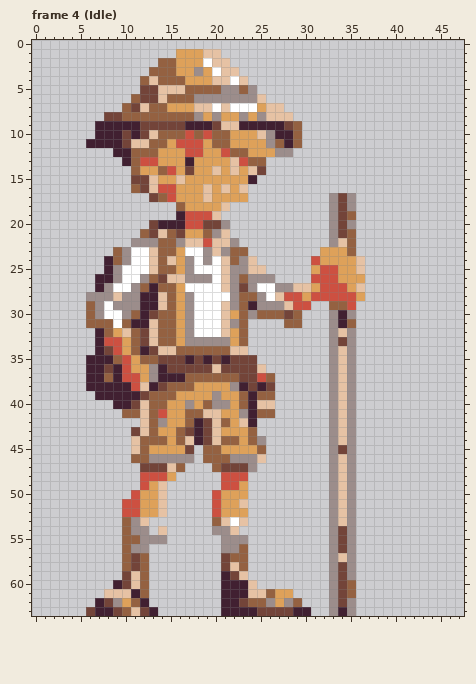
A pixel-art file gets an edit: res/Sprites/Characters/linus.ase. Above is the file before it was changed.
48x64 pixels, 13 frames. Shown: frame 4 (Idle). The commit also changed other frames, which this record leaves out.
After the commit:
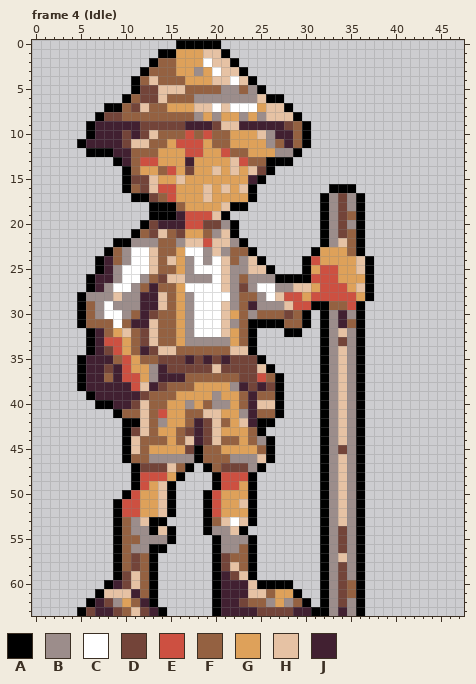
Palette (. is transparent): A #000000  B #9c8d8b  C #ffffff  D #734439  E #cd5041  F #946141  G #dea15a  H #e6c2a4  J #412031
The exact change:
--- frame 4 (Idle)
@@ x 0..47 @@
- 0 ................................................
- 1 ................GGGHH...........................
- 2 ..............FFGGGCHH..........................
- 3 .............FFFGGBGCHH.........................
- 4 ............FHFFFGGGHHCH........................
- 5 ............DDHHHFFFFBBFB.......................
- 6 ...........FDDHFFFBBBBBBBH......................
- 7 ..........FDHFFGGGHHCHCCCGHH....................
- 8 ........DDFFFFFFFFBGBGGBGBHHH...................
- 9 .......JJJJJDDDDDJJJDHHJJJJJDF..................
-10 .......JJJDJDHFFFEFEFFGGGHBJJF..................
-11 ......JJJJDHHFFGEEEGFFGGGGBFJF..................
-12 .........JJFFFGGGEEGGEFFGGGBB...................
-13 ..........JFEEGGGJGGGGHEFF......................
-14 ...........FGGFEGDGGHGHGHD......................
-15 ...........DDHGGHGGGGGGGJ.......................
-16 ...........FDHEEGGGHGHGH........................
-17 .............DFEGGGHGGGG.........BDB............
-18 ................FGGGGH...........BDB............
-19 ................JEEEH............BDF............
-20 .............DJJJEEDDB...........BDB............
-21 ............FDHFDGGFBH...........BDF............
-22 ...........BBBFFBHHEHHB..........BHF............
-23 .........FBCCHFFGCCBHBFF........GGGF............
-24 ........JFBCCHFHGBCBCHFBH......EGGGGH...........
-25 ........JBCCCHFFGBCCCHBBHH.....GEEGGH...........
-26 .......JJBCCBFDHHBBBCHBFBBB....EEEGGG...........
-27 .......JBCCBFJFFGCCCCHBDBCCBBHHGEEEGH...........
-28 ......BBBHBBJJHFGBCCCCBFFBCHEEGEEEEEG...........
-29 ......FBCBBBJJHFGBCCCHBFJBBBHEE..FFE............
-30 ......FBCCBFJDFFGBCCCHGFBFFFDF...BJB............
-31 ......FFFCFJJHFFGBCCCHBF....FF...BJF............
-32 .......JFGHFDHFFGBCCCHGF.........BHB............
-33 .......JEEGFDHFFGBBBBBGF.........BDB............
-34 .......JDEGFJDHHFFFFFFHH.........BHB............
-35 ......JJJFEGFFDDDJDJDJDDD........BHB............
-36 ......JJDJEGGBJDDDDDHDDDDH.......BHB............
-37 ......JJFJEEGBJJJFFFFFFDDEF......BHB............
-38 ......JJJJJEHJDFFFGGGGBJDJD......BHB............
-39 .......JJJJJDFFFGGGGBGGFJFF......BHB............
-40 .........JJDHFFGGBGFBBGFJHH......BHB............
-41 ..........FFHFEGGFFHHGGBJFF......BHB............
-42 ............HFBGGFJDHFGHJ........BHB............
-43 ...........DHFGGFDJDHGGGF........BHB............
-44 ...........HFFFGFHJDHFFGFB.......BHB............
-45 ...........HFGGGGD.FFGGGGF.......BDB............
-46 ...........FFBBBBB.FFFBBBH.......BHB............
-47 ............DDDHF...FDDDB........BHB............
-48 ............EEEG.....EEE.........BHB............
-49 ............EGH......EEG.........BHB............
-50 ...........EGGH.....EGGG.........BHB............
-51 ..........EEGGH.....EGGH.........BHB............
-52 ..........EEGGH.....EGGG.........BHB............
-53 ..........FBH.......FHCH.........BHB............
-54 ..........FBB.H.....BBH..........BDB............
-55 ..........FFBBB......BBB.........BDB............
-56 ..........FBB........BBF.........BDB............
-57 ..........FDF........DFF.........BHB............
-58 ..........FDF........DHF.........BDB............
-59 ..........DHF........JDH.........BDB............
-60 .........JDHF........JJJH........BDF............
-61 ........HHHJF........JJJHHFGG....BDF............
-62 .......JDBGFJ........JJDFFBGBF...BDB............
-63 ......DJJDFHDJ.......JJJJDDDDJJ..BJB............
+ 0 ................AAAAA...........................
+ 1 ..............AAGGGHHA..........................
+ 2 .............AFFGGGCHHA.........................
+ 3 ............AFFFGGBGCHHA........................
+ 4 ...........AFHFFFGGGHHCHA.......................
+ 5 ...........ADDHHHFFFFBBFBA......................
+ 6 ..........AFDDHFFFBBBBBBBHAA....................
+ 7 ........AAFDHFFGGGHHCHCCCGHHA...................
+ 8 .......ADDFFFFFFFFBGBGGBGBHHHA..................
+ 9 ......AJJJJJDDDDDJJJDHHJJJJJDFA.................
+10 ......AJJJDJDHFFFEFEFFGGGHBJJFA.................
+11 .....AJJJJDHHFFGEEEGFFGGGGBFJFA.................
+12 ......AAAJJFFFGGGEEGGEFFGGGBBA..................
+13 .........AJFEEGGGJGGGGHEFFAAA...................
+14 ..........AFGGFEGDGGHGHGHDA.....................
+15 ..........ADDHGGHGGGGGGGJA......................
+16 ..........AFDHEEGGGHGHGHA........AAA............
+17 ...........AADFEGGGHGGGGA.......ABDBA...........
+18 .............AAAFGGGGHAA........ABDBA...........
+19 .............AAAJEEEHA..........ABDFA...........
+20 ............ADJJJEEDDBA.........ABDBA...........
+21 ...........AFDHFDGGFBHA.........ABDFA...........
+22 .........AABBBFFBHHEHHBA........ABHFA...........
+23 ........AFBCCHFFGCCBHBFFA......AGGGFA...........
+24 .......AJFBCCHFHGBCBCHFBHA....AEGGGGHA..........
+25 .......AJBCCCHFFGBCCCHBBHHA...AGEEGGHA..........
+26 ......AJJBCCBFDHHBBBCHBFBBBAAAAEEEGGGA..........
+27 ......AJBCCBFJFFGCCCCHBDBCCBBHHGEEEGHA..........
+28 .....ABBBHBBJJHFGBCCCCBFFBCHEEGEEEEEGA..........
+29 .....AFBCBBBJJHFGBCCCHBFJBBBHEEAAFFEA...........
+30 .....AFBCCBFJDFFGBCCCHGFBFFFDFA.ABJBA...........
+31 .....AFFFCFJJHFFGBCCCHBFAAAAFFA.ABJFA...........
+32 ......AJFGHFDHFFGBCCCHGFA...AA..ABHBA...........
+33 ......AJEEGFDHFFGBBBBBGFA.......ABDBA...........
+34 ......AJDEGFJDHHFFFFFFHHA.......ABHBA...........
+35 .....AJJJFEGFFDDDJDJDJDDDA......ABHBA...........
+36 .....AJJDJEGGBJDDDDDHDDDDHA.....ABHBA...........
+37 .....AJJFJEEGBJJJFFFFFFDDEFA....ABHBA...........
+38 .....AJJJJJEHJDFFFGGGGBJDJDA....ABHBA...........
+39 ......AJJJJJDFFFGGGGBGGFJFFA....ABHBA...........
+40 .......AAJJDHFFGGBGFBBGFJHHA....ABHBA...........
+41 .........AFFHFEGGFFHHGGBJFFA....ABHBA...........
+42 ..........AAHFBGGFJDHFGHJAA.....ABHBA...........
+43 ..........ADHFGGFDJDHGGGFA......ABHBA...........
+44 ..........AHFFFGFHJDHFFGFBA.....ABHBA...........
+45 ..........AHFGGGGDAFFGGGGFA.....ABDBA...........
+46 ..........AFFBBBBBAFFFBBBHA.....ABHBA...........
+47 ...........ADDDHFA.AFDDDBA......ABHBA...........
+48 ...........AEEEGA...AEEEA.......ABHBA...........
+49 ...........AEGHA....AEEGA.......ABHBA...........
+50 ..........AEGGHA...AEGGGA.......ABHBA...........
+51 .........AEEGGHA...AEGGHA.......ABHBA...........
+52 .........AEEGGHA...AEGGGA.......ABHBA...........
+53 .........AFBHAA....AFHCHA.......ABHBA...........
+54 .........AFBBAHA...ABBHA........ABDBA...........
+55 .........AFFBBBA....ABBBA.......ABDBA...........
+56 .........AFBBAA.....ABBFA.......ABDBA...........
+57 .........AFDFA......ADFFA.......ABHBA...........
+58 .........AFDFA......ADHFA.......ABDBA...........
+59 .........ADHFA......AJDHA.......ABDBA...........
+60 ........AJDHFA......AJJJHAAAA...ABDFA...........
+61 .......AHHHJFA......AJJJHHFGGA..ABDFA...........
+62 ......AJDBGFJA......AJJDFFBGBFA.ABDBA...........
+63 .....ADJJDFHDJA.....AJJJJDDDDJJAABJBA...........
Pixel boxes of the changes (left, top, right, bottom) in both pictures:
added: (77, 40, 374, 616)
